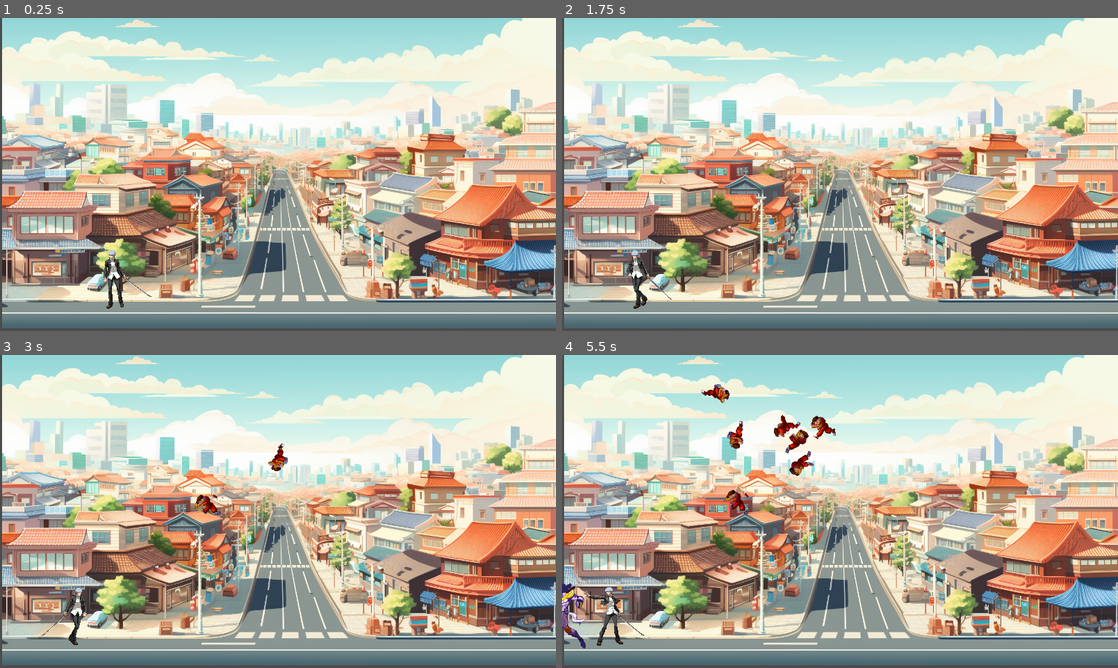
Above: before the commit, frames 1-4 (two rows, left to right).
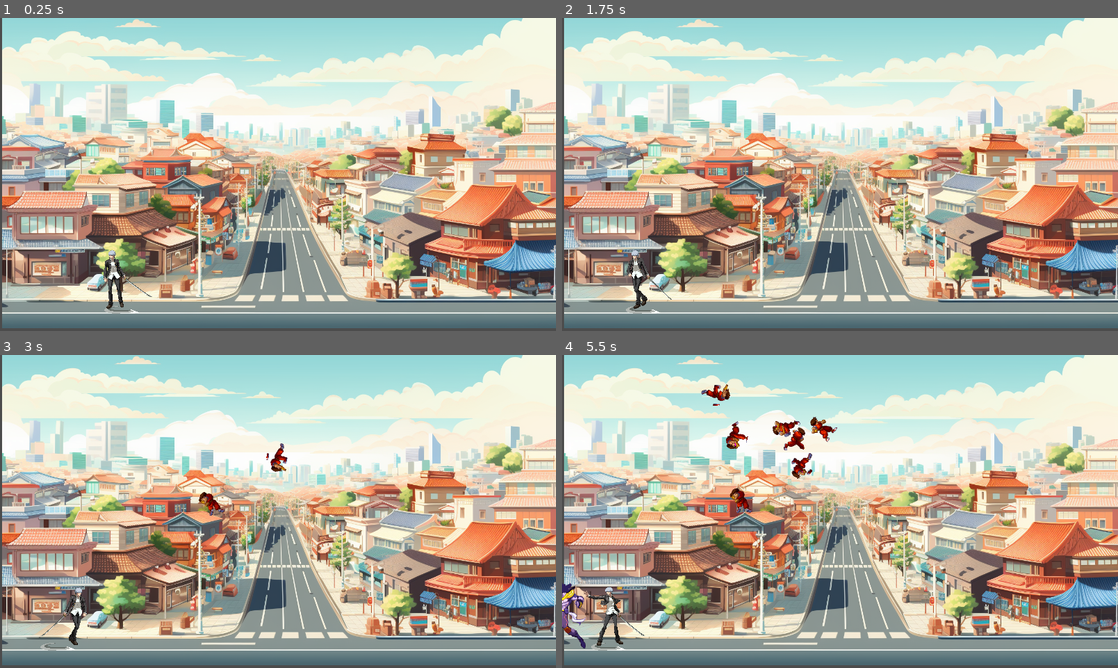
Above: after the commit, the same moments.

Repository: yockgen/godot-tut01
Game: Godot game, scene res://main.tscn
Same seed, same stepped clock (60 frames per second), same inputs: the game is played once before the commit and once after it.
Inputs:
- Up to frame 1 (0.25 s): no input
- Up to frame 2 (1.75 s): tap Enter at 0.5 s; hold Right (ui_right) 0.53-1.28 s; hold A (attack1) 0.53-1.28 s; hold Left (ui_left) from 1.28 s (still down); tap A (attack1) at 1.35 s
- Up to frame 3 (3 s): release Left (ui_left) at 2.03 s; hold A (attack1) 2.03-2.78 s; hold Right (ui_right) from 2.03 s (still down); tap A (attack1) at 2.85 s
- Up to frame 4 (5.5 s): release Right (ui_right) at 3.53 s; hold A (attack1) 3.53-4.28 s; hold Left (ui_left) from 3.53 s (still down); tap A (attack1) at 4.35 s; hold A (attack1) from 5.03 s (still down)

The runs differ from the first frame. In frame 1, less than 0.1% of the frame differs, in the area x 18-25%, y 92-95%; in frame 2, less than 0.1%; in frame 3, 0.4%; in frame 4, 1.4%, in the area x 5-50%, y 9-95%.

Commit message:
Added shadow and duplicate code cleanup
Signed-off-by: yockgen <yockgen@gmail.com>

Diff:
--- a/Mob.tscn
+++ b/Mob.tscn
@@ -80,7 +80,7 @@
 scale = Vector2( 1.35415, 1.1551 )
 frames = SubResource( 10 )
 animation = "walk"
-frame = 3
+frame = 1
 speed_scale = 5.0
 playing = true
 
--- a/Player.gd
+++ b/Player.gd
@@ -18,8 +18,8 @@
 
 func unfreeze() -> void:
 	state = "normal"
+	$CollisionShape2D.disabled = false
 	$AnimatedSprite.animation = "stand"
-	$CollisionShape2D.disabled = false
 
 # Called when the node enters the scene tree for the first time.
 func _ready():
@@ -108,12 +108,13 @@
 	var objAttackSprite =$Attack.get_node("AnimatedSpriteAttack")
 	var objAttackSound =$Attack.get_node("AttackSound")
 
+	if $HitSound.playing == false:
+	   $HitSound.play()
+
 	objAttackSprite.stop()
 	$Attack.visible = false
 	objAttackSound.stop()
 	$AnimatedSprite.play("down")
-	#if $HitSound.playing == false:
-	$HitSound.play()
 	state = "freeze"
 	freeze(2.0)
 
@@ -128,15 +129,14 @@
 func _on_Attack_body_entered(body):
 	var objAttackSound =$Attack.get_node("AttackSound")
 	var objAttackSprite =$Attack.get_node("AnimatedSpriteAttack")
+
+	if $HitSound.playing == false:
+		$HitSound.play()
+
 	body.linear_velocity = Vector2(0,0)
 	body.get_node("CollisionShape2D").set_deferred("disabled",true)
+	$Attack.get_node("CollisionShape2D").set_deferred("disabled",true)
 	body.get_node("AnimatedSprite").play("hitted")
-	if $HitSound.playing == false:
-		$HitSound.play()
-		print("002")
-	#get_parent().set_enemy_id(body.get_name())
-	#emit_signal("attack")
-
 
 
 func _on_AnimatedSpriteAttack_animation_finished():
--- a/Player.tscn
+++ b/Player.tscn
@@ -1,5 +1,6 @@
-[gd_scene load_steps=105 format=2]
-
+[gd_scene load_steps=107 format=2]
+
+[ext_resource path="res://assets/Yu/Battle Effects/vr_bc211_01.png" type="Texture" id=1]
 [ext_resource path="res://assets/Yu/bc030_09.png" type="Texture" id=2]
 [ext_resource path="res://Player.gd" type="Script" id=3]
 [ext_resource path="res://assets/Yu/bc205_04.png" type="Texture" id=4]
@@ -31,6 +32,8 @@
 [ext_resource path="res://assets/Yu/bc060_05.png" type="Texture" id=32]
 [ext_resource path="res://assets/Sound/hitted.ogg" type="AudioStream" id=33]
 
+[sub_resource type="CapsuleShape2D" id=75]
+
 [sub_resource type="SpriteFrames" id=1]
 animations = [ {
 "frames": [ ExtResource( 31 ), ExtResource( 26 ), ExtResource( 28 ), ExtResource( 32 ), ExtResource( 27 ), ExtResource( 30 ), ExtResource( 29 ) ],
@@ -56,10 +59,11 @@
 
 [sub_resource type="CapsuleShape2D" id=2]
 radius = 50.6376
-height = 75.6192
+height = 110.725
 
 [sub_resource type="CapsuleShape2D" id=3]
-radius = 73.8065
+radius = 83.0
+height = 36.0
 
 [sub_resource type="AtlasTexture" id=4]
 flags = 4
@@ -420,11 +424,24 @@
 } ]
 
 [node name="Player" type="Area2D"]
-position = Vector2( 630.546, 553.429 )
+position = Vector2( 557, 471 )
 script = ExtResource( 3 )
 __meta__ = {
 "_edit_group_": true
 }
+
+[node name="Shadow" type="Area2D" parent="."]
+position = Vector2( -30, 100 )
+scale = Vector2( 5, 0.3 )
+
+[node name="Sprite" type="Sprite" parent="Shadow"]
+position = Vector2( 25.2, 150 )
+scale = Vector2( 0.0446927, 0.630632 )
+texture = ExtResource( 1 )
+offset = Vector2( -520, -200 )
+
+[node name="CollisionShape2D" type="CollisionShape2D" parent="Shadow"]
+shape = SubResource( 75 )
 
 [node name="AnimatedSprite" type="AnimatedSprite" parent="."]
 position = Vector2( 1.6101, 2.2232 )
@@ -439,6 +456,7 @@
 
 [node name="HitSound" type="AudioStreamPlayer2D" parent="."]
 stream = ExtResource( 33 )
+volume_db = 3.496
 
 [node name="Attack" type="Area2D" parent="."]
 
@@ -460,8 +478,9 @@
 [node name="Timer" type="Timer" parent="."]
 
 [connection signal="body_entered" from="." to="." method="_on_Player_body_entered"]
+[connection signal="area_shape_entered" from="Shadow" to="." method="_on_Shadow_area_shape_entered"]
 [connection signal="animation_finished" from="AnimatedSprite" to="." method="_on_AnimatedSprite_animation_finished"]
 [connection signal="frame_changed" from="AnimatedSprite" to="." method="_on_AnimatedSprite_frame_changed"]
 [connection signal="body_entered" from="Attack" to="." method="_on_Attack_body_entered"]
+[connection signal="animation_finished" from="Attack/AnimatedSpriteAttack" to="." method="_on_AnimatedSpriteAttack_animation_finished"]
 [connection signal="animation_finished" from="Attack/AnimatedSpriteAttack" to="." method="_on_AnimatedSprite_animation_finished"]
-[connection signal="animation_finished" from="Attack/AnimatedSpriteAttack" to="." method="_on_AnimatedSpriteAttack_animation_finished"]
--- a/main.gd
+++ b/main.gd
@@ -1,18 +1,11 @@
 extends Node
-
 
 export (PackedScene) var Mob
 var score
-var enemy_id
 
 func _ready():
 	randomize()
 	new_game()
-
-
-# Called every frame. 'delta' is the elapsed time since the previous frame.
-#func _process(delta):
-#	pass
 
 func game_over():
  $MobTimer.stop()
@@ -53,32 +46,3 @@
 	#mob.linear_velocity = Vector2(rand_range(mob.min_speed, mob.max_speed), 0)
 	mob.linear_velocity = Vector2(rand_range(150, 200), 0)
 	mob.linear_velocity = mob.linear_velocity.rotated(direction)
-
-func set_enemy_id(body):
-	enemy_id = body
-	print (body)
-
-
-func _on_Player_hit():
-	#no need for this
-	print("player hitted")
-	for itx in self.get_children():
-		if ( enemy_id == itx.name):
-			#print(itx.name)
-			var mobTmp = itx
-			mobTmp.get_node("AnimatedSprite").play("hitted")
-			mobTmp.linear_velocity = Vector2(0,0) #stop
-			mobTmp.get_node("CollisionShape2D").set_deferred("disabled",true)
-
-
-
-func _on_Player_attack():
-	#no need for this
-	print("player attack")
-	for itx in self.get_children():
-		if ( enemy_id == itx.name):
-			#print(itx.name)
-			var mobTmp = itx
-			mobTmp.get_node("AnimatedSprite").play("hitted")
-			mobTmp.linear_velocity = Vector2(0,0) #stop
-			mobTmp.get_node("CollisionShape2D").set_deferred("disabled",true)
--- a/main.tscn
+++ b/main.tscn
@@ -36,6 +36,7 @@
 
 [node name="MobSpawnLocation" type="PathFollow2D" parent="MobPath"]
 position = Vector2( 528.046, 161.365 )
+rotation = -0.0791784
 
 [node name="ParallaxBackground" type="ParallaxBackground" parent="."]
 
Not shown, added: .mono/metadata/ide_messaging_meta.txt
